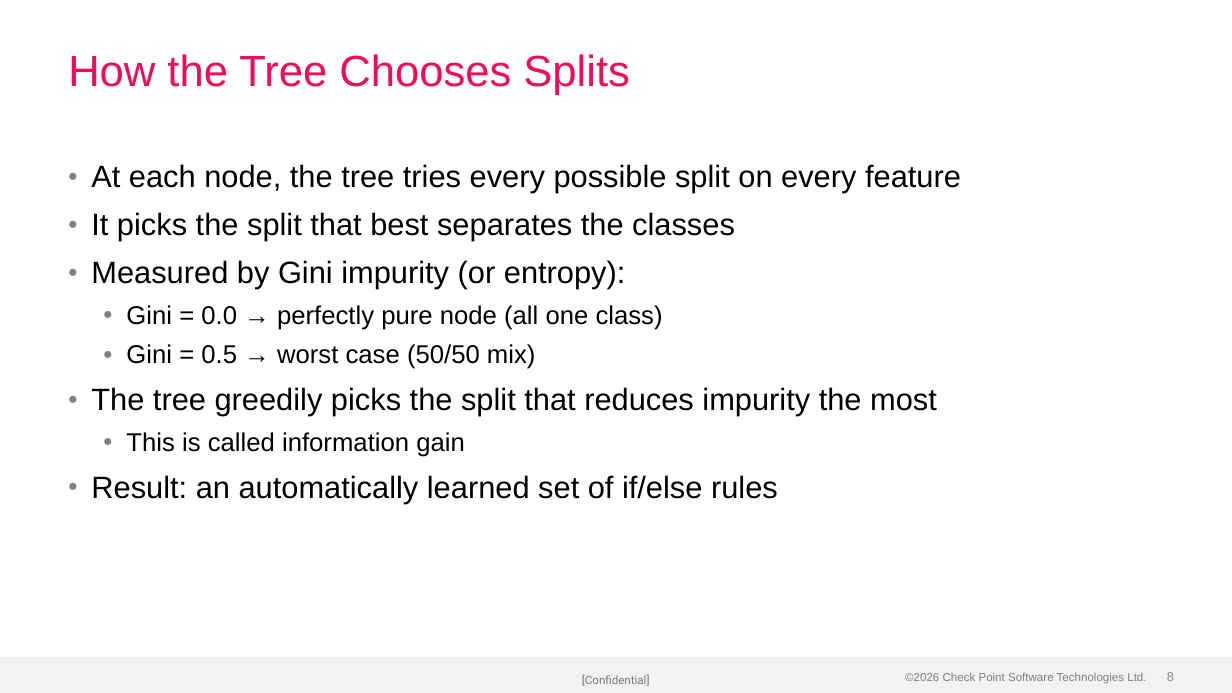
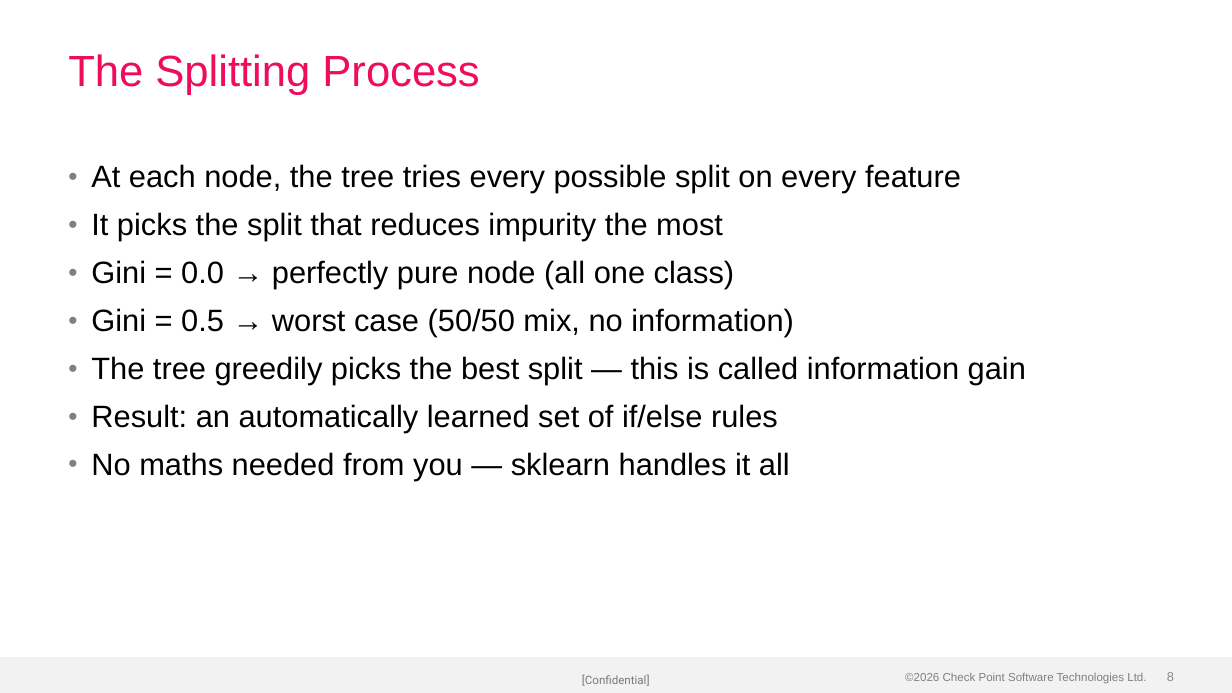
Before and after one commit to alshawwaf/ai-basic-training, a slide deck: slide 8 of stage1_classic_ml/04_decision_trees/Lecture-4-Decision-Trees.pptx. Drawn at 1232x693 pixels with LibreOffice and Linux fonts; fonts in the diff are those of the drawing; background and template pictures are left out. Boxes give left, top, right and bottom in pixels: in the first picture for what was removed or moved away, otherwise in the second. Text is boxed around its words. In the diff, an @@ line names an element or a change of style, - is before the commit and + after.

Commit message:
Rebuild Lecture-4 with charts and visual layouts
5 embedded images: decision tree flowchart, Gini impurity pie charts,
attack signature cards, feature importance bars, overfitting depth chart.
Uses 2-Column, Bullets+Pull Quote, and Title Only layouts.

```diff
--- a/stage1_classic_ml/04_decision_trees/Lecture-4-Decision-Trees.pptx
+++ b/stage1_classic_ml/04_decision_trees/Lecture-4-Decision-Trees.pptx
@@ title at (68, 54, 479, 95): text changed @@
-How the Tree Chooses Splits
+The Splitting Process
@@ text at (91, 212, 723, 241): text changed @@
-• It picks the split that best separates the classes
-• Measured by Gini impurity (or entropy):
+• It picks the split that reduces impurity the most
@@ text at (91, 260, 734, 289): size 20 to 24 pt in "Gini = 0.0 → perfectly pure node ..."; list level 2 to 1 in "Gini = 0.0 → perfectly ..." @@
@@ text at (91, 308, 1026, 385): text changed; size 20 to 24 pt @@
-  • Gini = 0.5 → worst case (50/50 mix)
-• The tree greedily picks the split that reduces impurity the most
-  • This is called information gain
+• Gini = 0.5 → worst case (50/50 mix, no information)
+• The tree greedily picks the best split — this is called information gain
@@ text at (91, 452, 790, 481): paragraph added @@
+• No maths needed from you — sklearn handles it all
```
Also in this commit, not shown: 6 other slides changed, 5 slides added, 3 slides removed.
